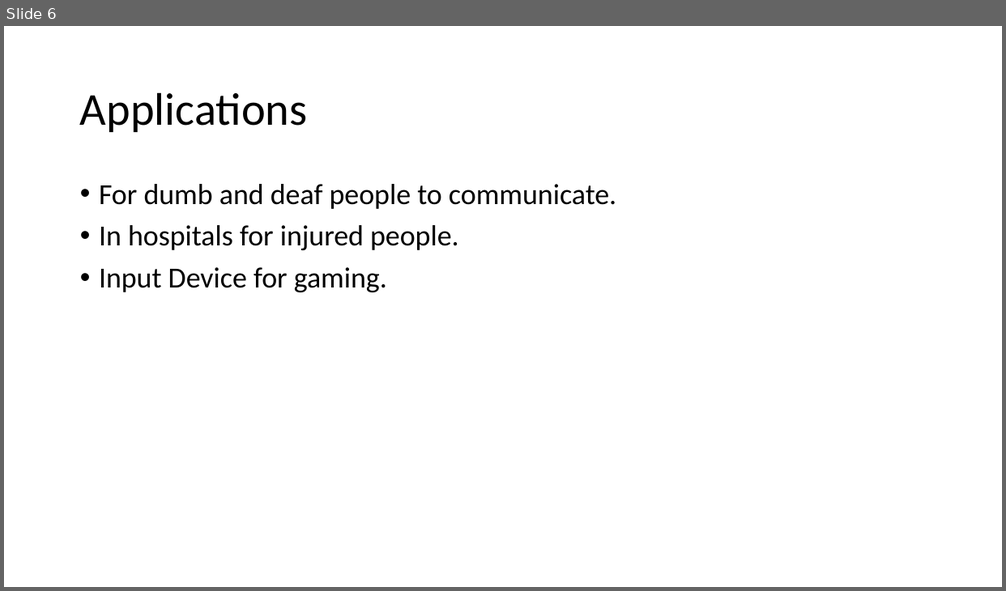
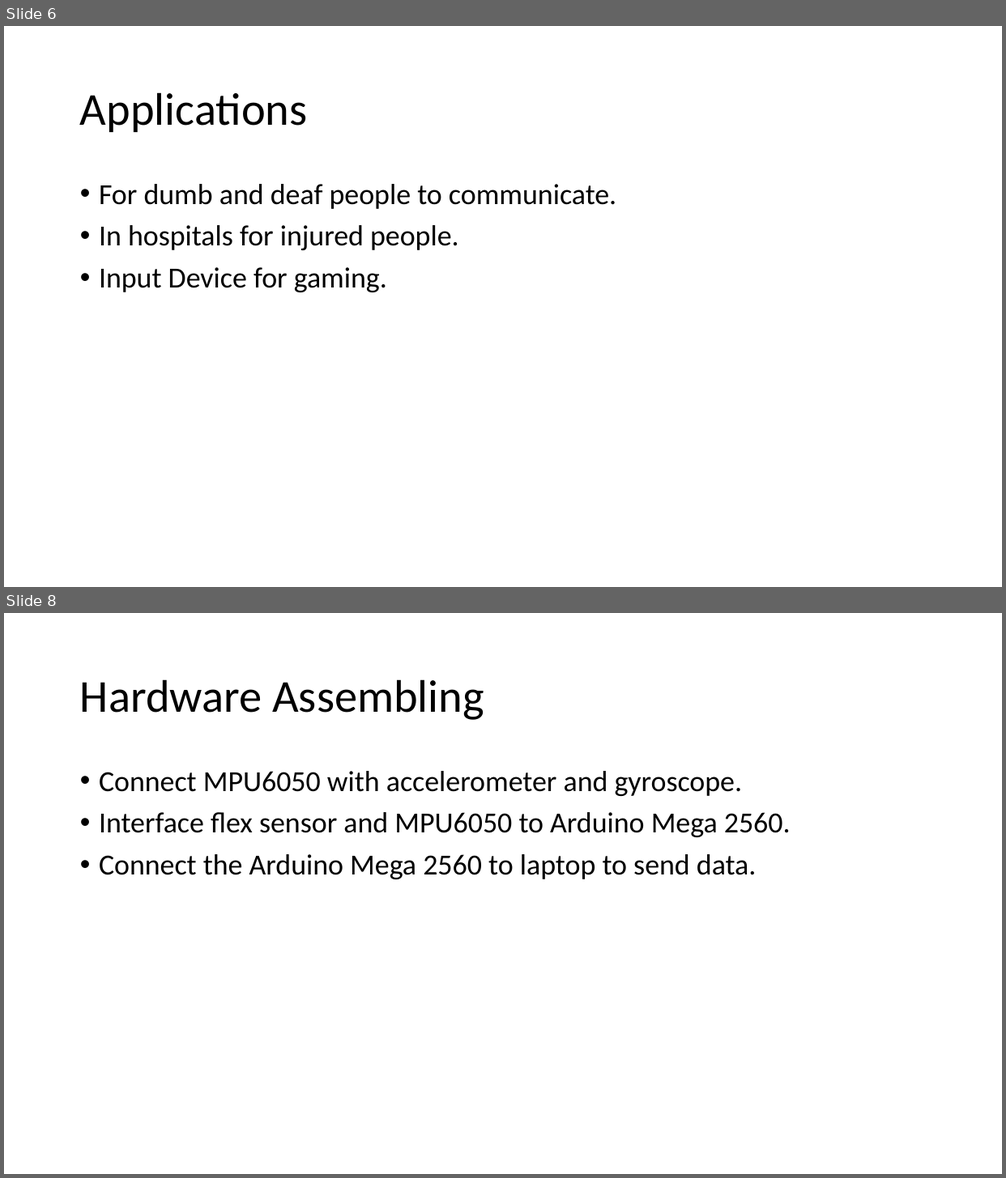
Before and after one commit to BipinGodar/ProjectReport, a slide deck: Smart Gloves using Flex Sensor.pptx. Shown one above the other, each under a label of ours: slide 6 before the commit, slides 6 and 8 after it; the slides between them are not shown. The pictures are 1006x591 and 1006x1178 pixels, drawn with LibreOffice and Linux fonts; fonts in the diff are those of the drawing. Boxes give left, top, right and bottom in pixels: in the first picture for what was removed or moved away, otherwise in the second. Text is boxed around its words. In the diff, an @@ line names an element or a change of style, - is before the commit and + after.

```diff
--- a/Smart Gloves using Flex Sensor.pptx
+++ b/Smart Gloves using Flex Sensor.pptx
@@ slide 8 added at (4,613,1002,1174), background #FFFFFF @@
@@ title added at (80,679,484,720), 44 pt, text #000000 @@
+Hardware Assembling
@@ text added at (99,771,791,879), 28 pt, text #000000 @@
+• Connect MPU6050 with accelerometer and gyroscope.
+• Interface flex sensor and MPU6050 to Arduino Mega 2560.
+• Connect the Arduino Mega 2560 to laptop to send data.
```
Also in this commit, not shown: 10 other slides added, 1 slide removed, 2 other files.
